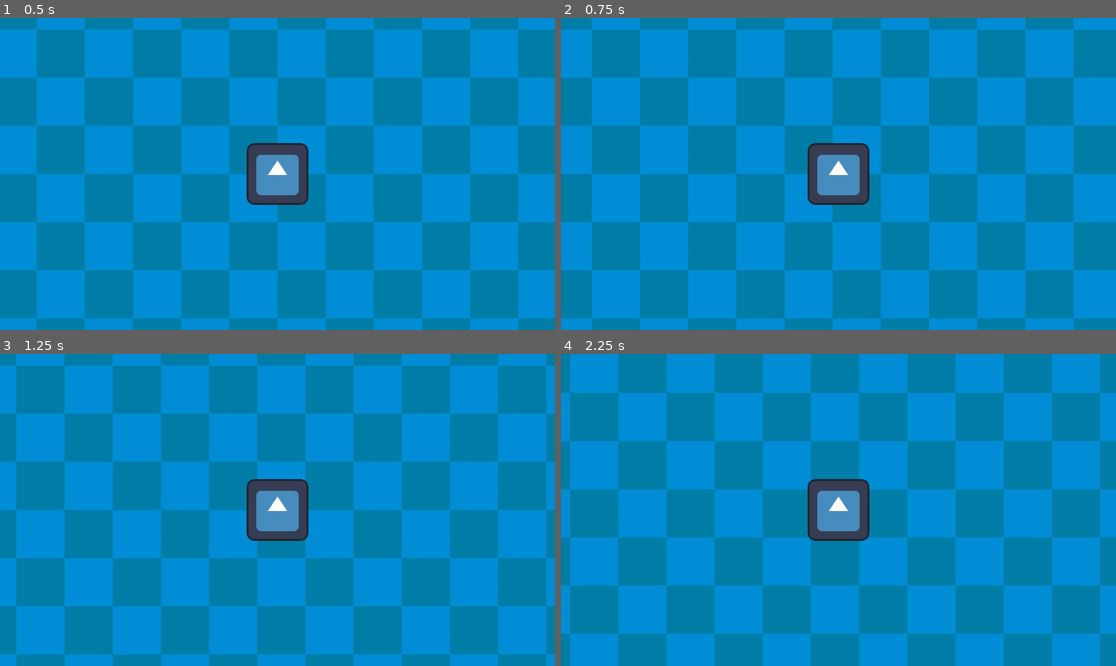
Above: before the commit, frames 1-4 (two rows, left to right).
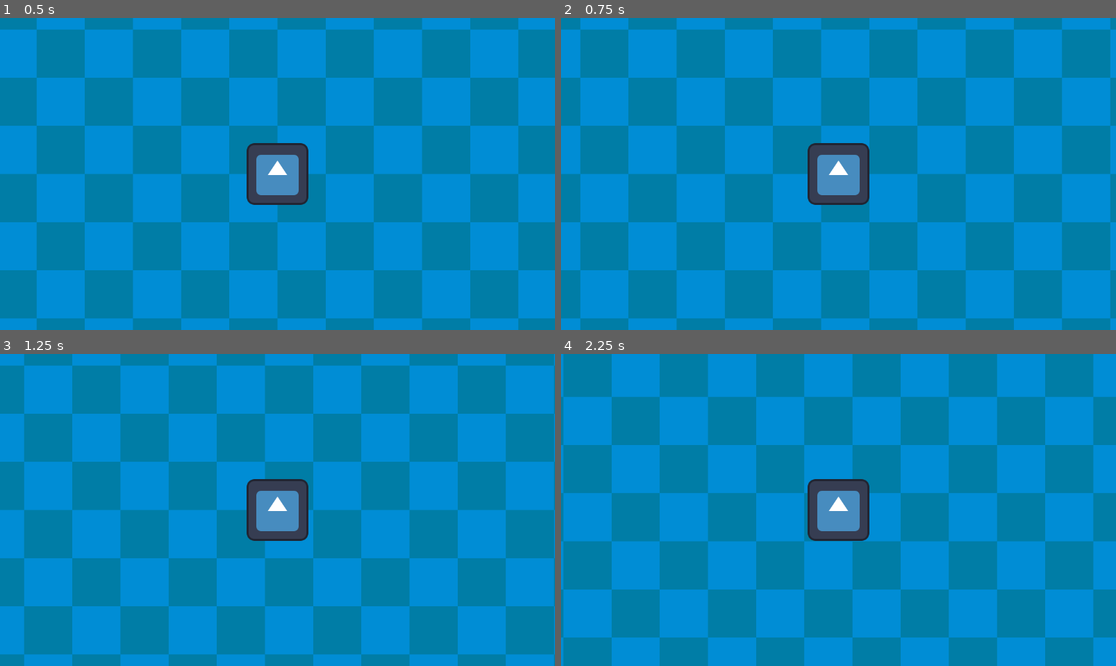
Above: after the commit, the same moments.

Repository: LeoDog896/serpent-shuffle
Game: Godot game, scene res://Main.tscn
Two runs of this game, one before a commit and one after it. Both use one fixed random seed, a clock stepped at 60 frames per second and the inputs below. The engine's default icon, where the game draws it, is replaced by a stand-in: a white triangle on a blue panel in a dark square.
Inputs:
- Up to frame 1 (0.5 s): no input
- Up to frame 2 (0.75 s): tap Enter at 0.5 s; hold Right (right) from 0.53 s (still down)
- Up to frame 3 (1.25 s): keep holding Right (right)
- Up to frame 4 (2.25 s): release Right (right) at 1.28 s; hold Down (down) 1.28-2.03 s; hold Right (right) from 2.03 s (still down)

Frame 1 is identical in both runs. In frame 2, 23% of the frame differs, in the area x 3-100%, y 0-100%; in frame 3, 81%, in the area x 0-100%, y 0-100%; in frame 4, 78%.

Commit message:
fix: proper movement

Diff:
--- a/SnakeMove.gd
+++ b/SnakeMove.gd
@@ -1,6 +1,6 @@
 extends Node2D
 
-var speed = 3  # speed in pixels/sec
+@export var speed = 3
 var velocity = Vector2.ZERO
 
 @export var grid: Node2D
@@ -14,14 +14,18 @@
 func get_input():
 	if Input.is_action_pressed('right'):
 		velocity.x = 1
+		velocity.y = 0
 	if Input.is_action_pressed('left'):
-		velocity.x = 1
+		velocity.x = -1
+		velocity.y = 0
 	if Input.is_action_pressed('down'):
 		velocity.x = 0
-		velocity.y = -1
+		velocity.y = 1
 	if Input.is_action_pressed('up'):
 		velocity.x = 0
-		velocity.y = 1
+		velocity.y = -1
+
+	velocity = velocity.normalized() * speed
 
 func _physics_process(delta):
 	get_input()
